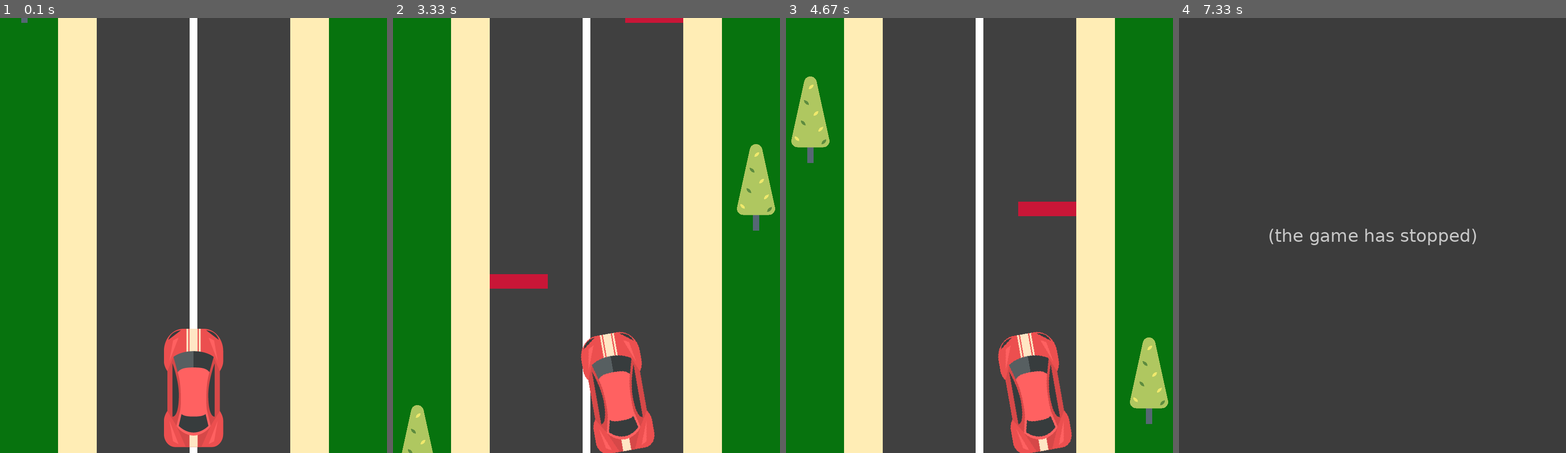
Above: before the commit, frames 1-4 (left to right).
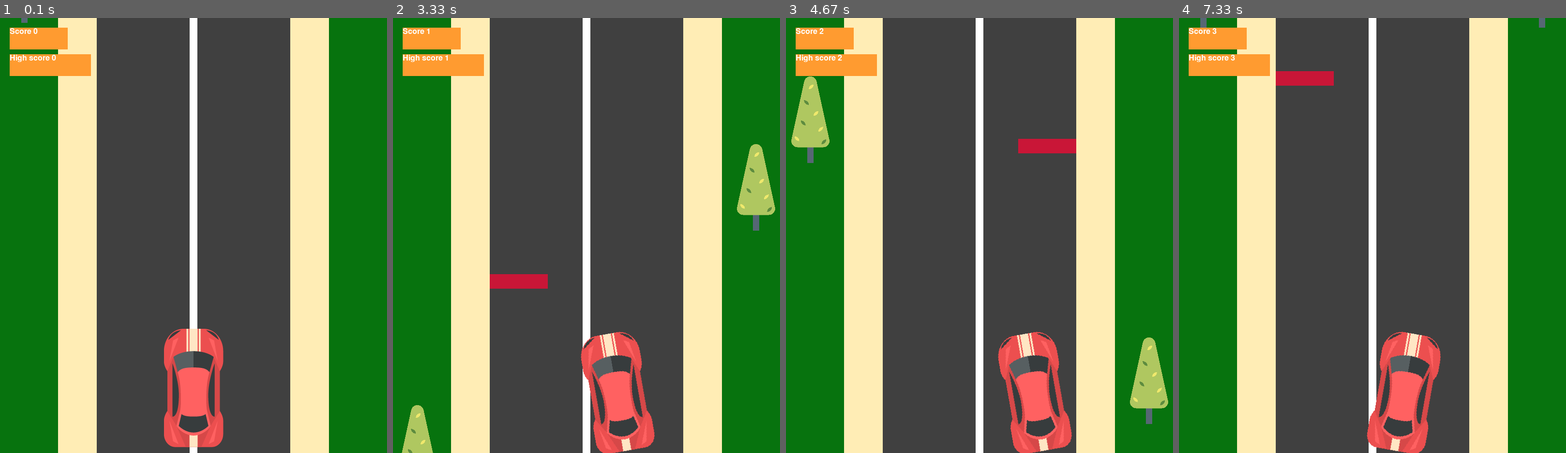
Above: after the commit, the same moments.

Repository: 100ballovby/tuesday_start_5PM_2122
Game: pygame game, started from 23_lesson_1503/04_racing_trees.py
Same seed, same stepped clock (60 frames per second), same inputs: the game is played once before the commit and once after it.
Inputs:
- Up to frame 1 (0.1 s): no input
- Up to frame 2 (3.33 s): hold Right 0.33-0.8 s; hold Left 1.33-1.87 s; hold Right 1.9-2.3 s; hold Right 2.33-2.97 s; hold Left from 3 s (still down)
- Up to frame 3 (4.67 s): release Left at 3.47 s; hold Right 3.5-3.97 s; hold Left from 4.5 s (still down)
- Up to frame 4 (7.33 s): release Left at 5.03 s; hold Left 5.07-5.47 s; hold Left 5.5-6.13 s; hold Right 6.67-7.13 s; hold Right from 7.17 s (still down)

The runs differ from the first frame. In frame 1, 1.8% of the frame differs, in the area x 2-24%, y 2-14%; in frame 2, 2.0%; in frame 3, 2.8%; in frame 4, 56%, in the area x 0-100%, y 0-100%.
Before the commit the program exited at 7.2 s; later frames show no game.

Commit message:
Finishing racing

Diff:
--- a/23_lesson_1503/04_racing_trees.py
+++ b/23_lesson_1503/04_racing_trees.py
@@ -19,11 +19,37 @@
     if obj.colliderect(r_side):
         obj.right = r_side.left - 5
 
+
+def paddle_moving(obj, surf, s_height, jump):
+    global score, high_score
+
+    if obj.y >= s_height:  # если препятствие ушло за пределы экрана
+        x = r.randint(1, 3)
+        if x == 1:
+            obj.x = surf.x  # ставлю препятствие слева (по левому краю дороги)
+        elif x == 2:
+            obj.center = surf.center  # ставлю препятствие посередине
+        else:
+            obj.right = surf.right  # ставлю препятствие справа (по правому краю дороги)
+        obj.y = -jump  # отправляю препятствие наверх
+        score += 1
+    if score > high_score:  # если текущие очки больше рекорда
+        high_score = score  # рекорд и есть очки
+
+
+def show_text(text, size, color, x, y, surf):
+    pg.font.init()
+    font = pg.font.SysFont('comicsans', size)
+    msg = font.render(text, True, color)
+    surf.blit(msg, [x, y])
+
+
 WHITE = (255, 255, 255)
 GREEN = (7, 115, 14)
 SAND = (255, 237, 181)
 GRAY = (64, 64, 64)
 RED = (201, 22, 55)
+ORANGE = (255, 155, 48)
 
 W = 800
 H = 900
@@ -40,6 +66,11 @@
 road_width = road.width  # измеряет ширину дороги
 paddle1 = pg.Rect(road.x, -50, road_width * 0.3, 30)  # препятствие №1
 paddle2 = pg.Rect(road.x, -H // 2, road_width * 0.3, 30)  # препятствие №2
+
+score_rect = pg.Rect(20, 20, W * 0.15, H * 0.05)
+high_score_rect = pg.Rect(20, score_rect.bottom + 10, W * 0.21, H * 0.05)
+start_btn = pg.Rect(0, 0, W * 0.2, H * 0.1)  # кнопка запуска игры
+start_btn.center = W // 2, H // 2  # расположить кнопку посередине
 
 # Images
 img = pg.image.load('car.png').convert_alpha()  # загружаю картинку машины
@@ -65,9 +96,34 @@
 car_speed = 0  # начальная скорость машины
 angle = 0  # начальный градус поворота машины
 speed = 10  # общее значение скорости для всех объектов в игре
+score = 0
+high_score = 0
 
 finished = False
+game_over = False
 while not finished:
+
+    while game_over:
+        screen.fill(WHITE)
+        rect(screen, GREEN, start_btn)  # рисую кнопку перезапуска
+
+        rect(screen, ORANGE, score_rect)
+        rect(screen, ORANGE, high_score_rect)
+        show_text(f'Score {score}', 24, WHITE, score_rect.x, score_rect.y, screen)
+        show_text(f'High score {high_score}', 24, WHITE, high_score_rect.x, high_score_rect.y, screen)
+        pg.display.update()
+
+        for event in pg.event.get():
+            if event.type == pg.QUIT:
+                game_over = False
+                finished = True
+            if event.type == pg.MOUSEBUTTONDOWN:  # если мышь нажата
+                if start_btn.collidepoint(event.pos):  # если мышь над кнопкой старта
+                    paddle1.y = 0
+                    paddle2.y = - 500
+                    game_over = False
+                    score = 0
+
     clock.tick(30)
     for event in pg.event.get():
         if event.type == pg.QUIT:
@@ -100,6 +156,11 @@
     screen.blit(car, car_rect)  # отображаю машину в координатах car_rect
     screen.blit(tree1, tree1_rect)
     screen.blit(tree2, tree2_rect)
+
+    rect(screen, ORANGE, score_rect)
+    rect(screen, ORANGE, high_score_rect)
+    show_text(f'Score {score}', 24, WHITE, score_rect.x, score_rect.y, screen)
+    show_text(f'High score {high_score}', 24, WHITE, high_score_rect.x, high_score_rect.y, screen)
     pg.display.update()
 
     # Game logic
@@ -107,25 +168,9 @@
 
     paddle1.y += speed  # препятствие падает вниз
     paddle2.y += speed  # препятствие падает вниз
-    if paddle1.y >= H:  # если препятствие ушло за пределы экрана
-        x = r.randint(1, 3)
-        if x == 1:
-            paddle1.x = road.x  # ставлю препятствие слева (по левому краю дороги)
-        elif x == 2:
-            paddle1.center = road.center  # ставлю препятствие посередине
-        else:
-            paddle1.right = road.right  # ставлю препятствие справа (по правому краю дороги)
-        paddle1.y = -50  # отправляю препятствие наверх
 
-    if paddle2.y >= H:  # если препятствие ушло за пределы экрана
-        x = r.randint(1, 3)
-        if x == 1:
-            paddle2.x = road.x  # ставлю препятствие слева (по левому краю дороги)
-        elif x == 2:
-            paddle2.center = road.center  # ставлю препятствие посередине
-        else:
-            paddle2.right = road.right  # ставлю препятствие справа (по правому краю дороги)
-        paddle2.y = -100  # отправляю препятствие наверх
+    paddle_moving(paddle1, road, H, H * 0.2)
+    paddle_moving(paddle2, road, H, H * 0.8)
 
     tree1_rect.y += speed  # дерево летит вниз
     tree2_rect.y += speed  # дерево летит вниз
@@ -136,4 +181,4 @@
 
     # Game over
     if car_rect.colliderect(paddle1) or car_rect.colliderect(paddle2):
-        finished = True
+        game_over = True
